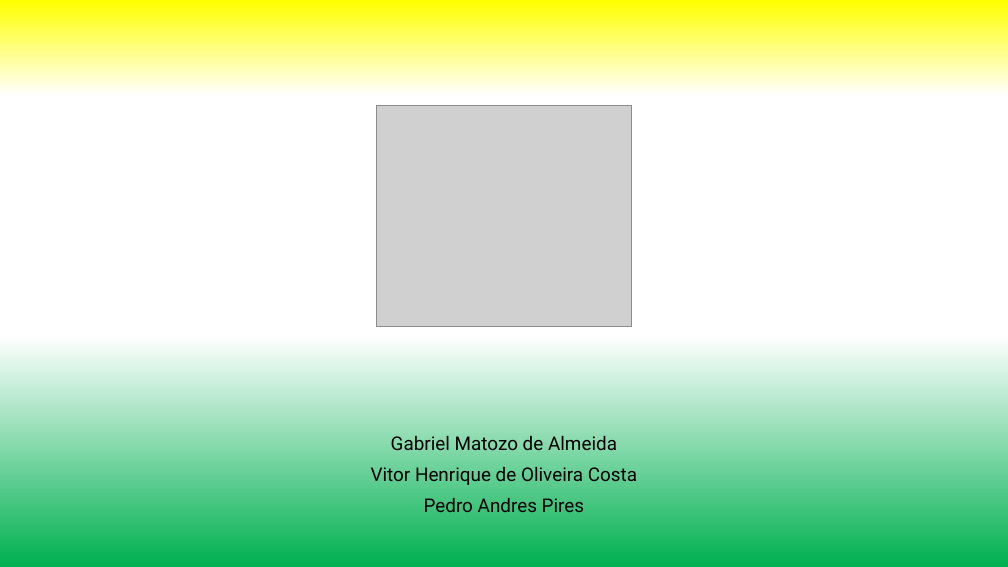
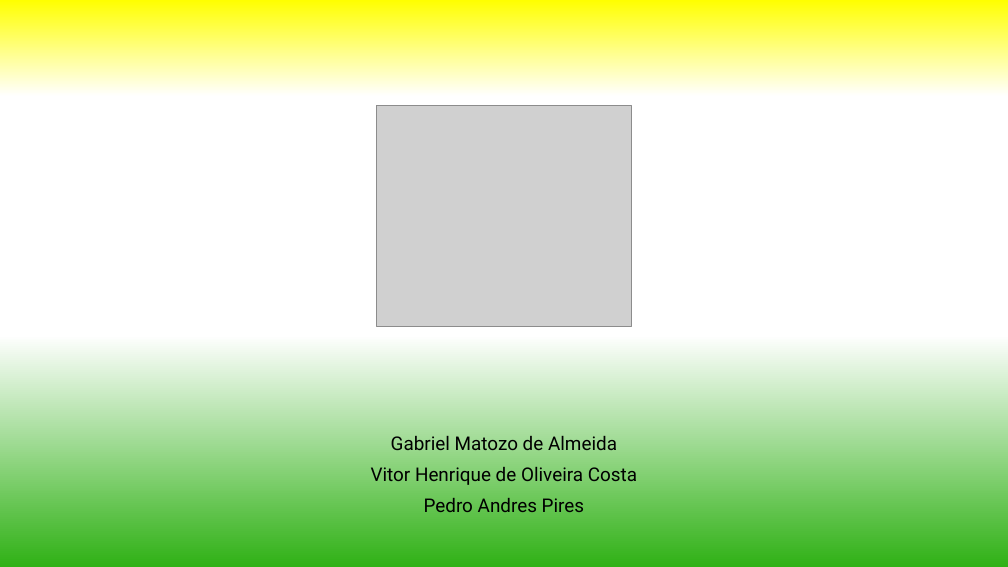
Before and after one commit to PedroAP2/Projeto-EngenhariaDaComputacao, a slide deck: slide 1 of DirectBras_ClassesObj.pptx. Drawn at 1008x567 pixels with LibreOffice and Linux fonts; fonts in the diff are those of the drawing; grey boxes stand for pictures. Boxes give left, top, right and bottom in pixels: in the first picture for what was removed or moved away, otherwise in the second. Text is boxed around its words. In the diff, an @@ line names an element or a change of style, - is before the commit and + after.

```diff
--- a/DirectBras_ClassesObj.pptx
+++ b/DirectBras_ClassesObj.pptx
@@ background gradient #00B050 to #FFFFFF to #FFFF00 to gradient #30B116 to #FFFFFF to #FFFF00 @@
```
Also in this commit, not shown: 1 other slide changed.
